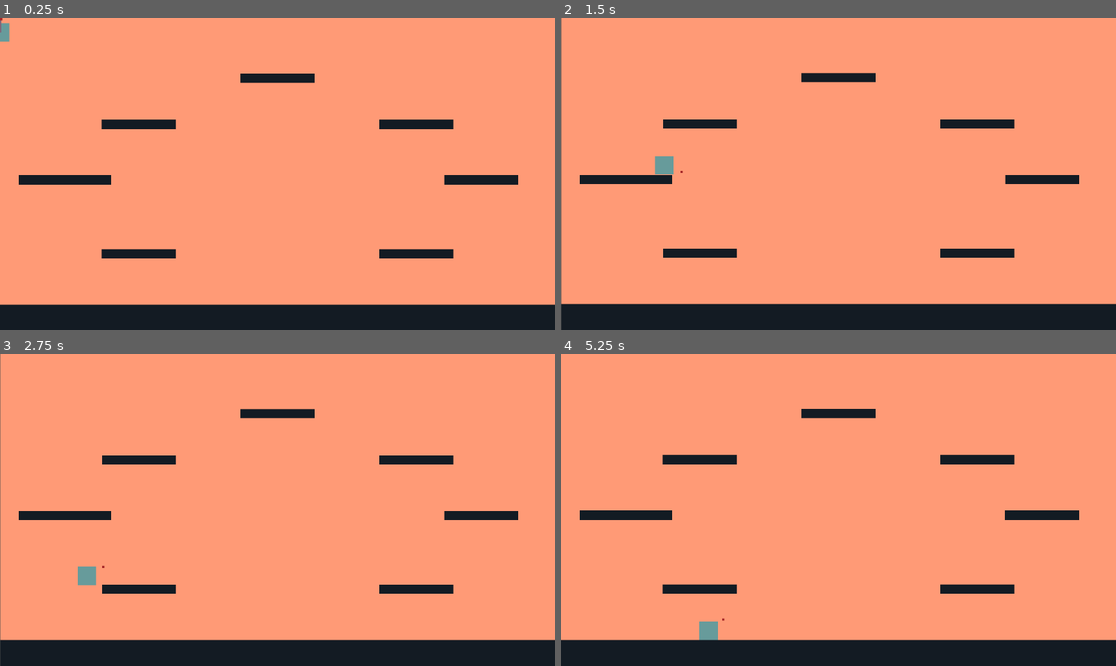
Above: before the commit, frames 1-4 (two rows, left to right).
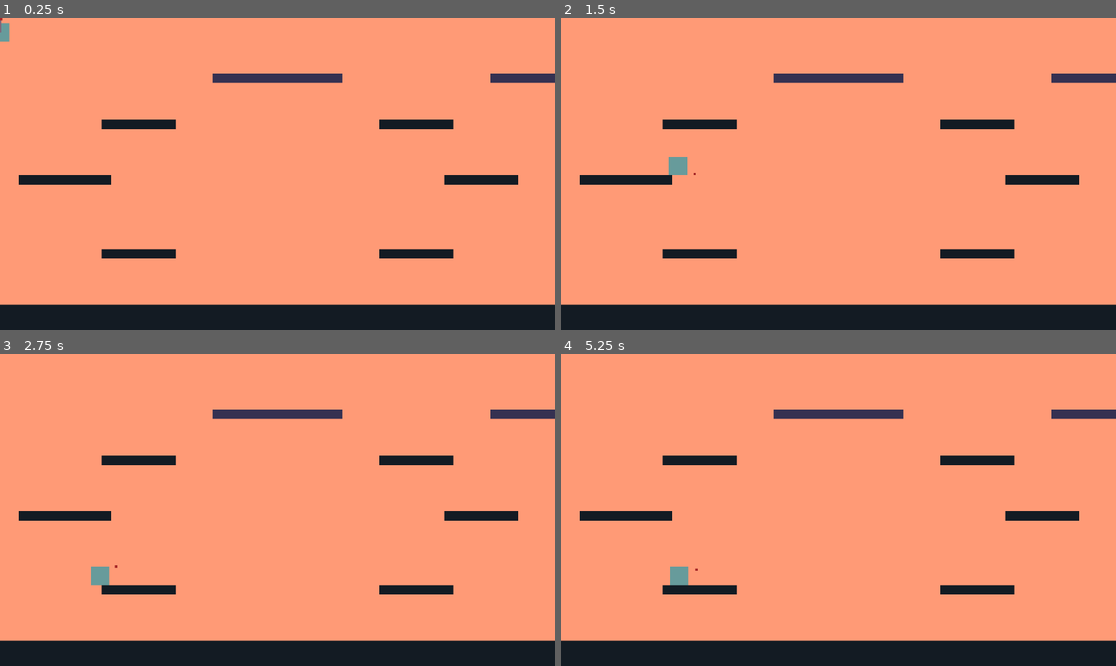
Above: after the commit, the same moments.

Repository: mightyminebuster/Github-GameOff-2020
Game: Godot game, scene res://Rooms/Demo.tscn
Same seed, same stepped clock (60 frames per second), same inputs: the game is played once before the commit and once after it.
Inputs (mouse positions are in pixels of both pictures, inside the frame that each line leads up to):
- Up to frame 1 (0.25 s): no input
- Up to frame 2 (1.5 s): move the mouse to (960, 158) at 0.52 s; hold D (move_right) from 0.53 s (still down); click (960, 158) at 0.6 s; tap Space (jump) at 0.77 s; move the mouse to (727, 189) at 1.27 s; tap Shift (dash) at 1.35 s
- Up to frame 3 (2.75 s): tap Space (jump) at 1.52 s; click (166, 525) at 1.55 s; move the mouse to (333, 441) at 2.02 s; release D (move_right) at 2.03 s; hold A (move_left) from 2.03 s (still down); click (333, 441) at 2.1 s
- Up to frame 4 (5.25 s): move the mouse to (810, 572) at 2.77 s; release A (move_left) at 2.78 s; hold D (move_right) 2.78-4.28 s; click (810, 572) at 2.85 s; tap Space (jump) at 3.02, 3.77, 4.52 s; move the mouse to (1005, 556) at 3.52 s; tap Shift (dash) at 3.6 s; click (1005, 556) at 3.8 s; move the mouse to (672, 463) at 4.27 s; hold A (move_left) 4.28-5.03 s; click (672, 463) at 4.35 s; move the mouse to (866, 510) at 5.02 s; hold D (move_right) from 5.03 s (still down); click (866, 510) at 5.1 s

The runs differ from the first frame. In frame 1, 1.1% of the frame differs, in the area x 38-100%, y 17-21%; in frame 2, 2.3%; in frame 3, 2.3%; in frame 4, 2.5%, in the area x 0-100%, y 17-92%.

Commit message:
Added Tiles that can be grappled, and tiles that cant

Diff:
--- a/SourceCode/Objects/Player/GrappleHook.gd
+++ b/SourceCode/Objects/Player/GrappleHook.gd
@@ -16,10 +16,11 @@
 func shoot():
 	$RayCast2D.enabled = true
 	if $RayCast2D.is_colliding():
-		camera.shake(20, 10)
-		$GrappleTip.visible = true
-		get_parent().find_node("GrappleLine").visible = true
+		camera.shake(20, 10) #Shake Camera
+		$GrappleTip.visible = true #set the tip of the hook to visible
+		get_parent().find_node("GrappleLine").visible = true #set the line to visible
 		tip_target = $RayCast2D.get_collision_point()
+
 		return $RayCast2D.get_collision_point()
 	return null
 
--- a/SourceCode/Objects/Player/Player.gd
+++ b/SourceCode/Objects/Player/Player.gd
@@ -245,7 +245,7 @@
 			grapple_velocity.y *= 0.55
 		else:
 			# Pulling up is stronger
-			grapple_velocity.y *= 1.2
+			grapple_velocity.y *= 1.5
 
 		if sign(grapple_velocity.x) != direction_facing:
 			grapple_velocity.x *= 0.7
--- a/SourceCode/Objects/Player/Player.tscn
+++ b/SourceCode/Objects/Player/Player.tscn
@@ -6,7 +6,8 @@
 [ext_resource path="res://Objects/Player/AimingHint.gd" type="Script" id=4]
 
 [node name="Player" type="KinematicBody2D"]
-collision_layer = 2147483650
+collision_layer = 2147483652
+collision_mask = 3
 script = ExtResource( 3 )
 
 [node name="CollisionPolygon2D" type="CollisionPolygon2D" parent="."]
@@ -32,6 +33,7 @@
 
 [node name="RayCast2D" type="RayCast2D" parent="GrappleHook"]
 enabled = true
+collision_mask = 2
 
 [node name="AimingHint" type="Sprite" parent="."]
 modulate = Color( 0.65098, 0.156863, 0.156863, 1 )
--- a/SourceCode/Rooms/Demo.tscn
+++ b/SourceCode/Rooms/Demo.tscn
@@ -42,12 +42,20 @@
 "_edit_use_anchors_": false
 }
 
-[node name="TileMap" type="TileMap" parent="."]
+[node name="GroundTiles" type="TileMap" parent="."]
 modulate = Color( 0.0745098, 0.105882, 0.137255, 1 )
 tile_set = SubResource( 2 )
 cell_size = Vector2( 32, 32 )
 format = 1
-tile_data = PoolIntArray( 393242, 0, 0, 393243, 0, 0, 393244, 0, 0, 393245, 0, 0, 393246, 0, 0, 393247, 0, 0, 393248, 0, 0, 393249, 0, 0, 393302, 0, 0, 393303, 0, 0, 393304, 0, 0, 393305, 0, 0, 393306, 0, 0, 393307, 0, 0, 393308, 0, 0, 393309, 0, 0, 720907, 0, 0, 720908, 0, 0, 720909, 0, 0 …(9588 unchanged characters)…
+tile_data = PoolIntArray( 720907, 0, 0, 720908, 0, 0, 720909, 0, 0 …(9588 unchanged characters)…
+
+[node name="GrapplableTiles" type="TileMap" parent="."]
+modulate = Color( 0.207843, 0.192157, 0.317647, 1 )
+tile_set = SubResource( 2 )
+cell_size = Vector2( 32, 32 )
+collision_layer = 2
+format = 1
+tile_data = PoolIntArray( 393239, 0, 0, 393240, 0, 0, 393241, 0, 0, 393242, 0, 0, 393243, 0, 0, 393244, 0, 0, 393245, 0, 0, 393246, 0, 0, 393247, 0, 0, 393248, 0, 0, 393249, 0, 0, 393250, 0, 0, 393251, 0, 0, 393252, 0, 0, 393269, 0, 0, 393270, 0, 0, 393271, 0, 0, 393272, 0, 0, 393273, 0, 0, 393274, 0, 0, 393275, 0, 0, 393276, 0, 0, 393277, 0, 0, 393278, 0, 0, 393279, 0, 0, 393280, 0, 0, 393281, 0, 0, 393282, 0, 0, 393297, 0, 0, 393298, 0, 0, 393299, 0, 0, 393300, 0, 0, 393301, 0, 0, 393302, 0, 0, 393303, 0, 0, 393304, 0, 0, 393305, 0, 0, 393306, 0, 0, 393307, 0, 0, 393308, 0, 0, 393309, 0, 0, 393310, 0, 0 )
 
 [node name="Player" parent="." instance=ExtResource( 2 )]
 
@@ -58,7 +66,7 @@
 limit_left = 0
 limit_top = 0
 limit_right = 3840
-limit_bottom = 1000
+limit_bottom = 1020
 smoothing_enabled = true
 drag_margin_left = 0.5
 drag_margin_top = 0.5
--- a/SourceCode/project.godot
+++ b/SourceCode/project.godot
@@ -55,8 +55,9 @@
 [layer_names]
 
 2d_physics/layer_1="Ground"
-2d_physics/layer_2="Player"
-2d_physics/layer_3="Hook"
+2d_physics/layer_2="GrapplableGround"
+2d_physics/layer_3="Player"
+2d_physics/layer_4="Hook"
 
 [rendering]
 
